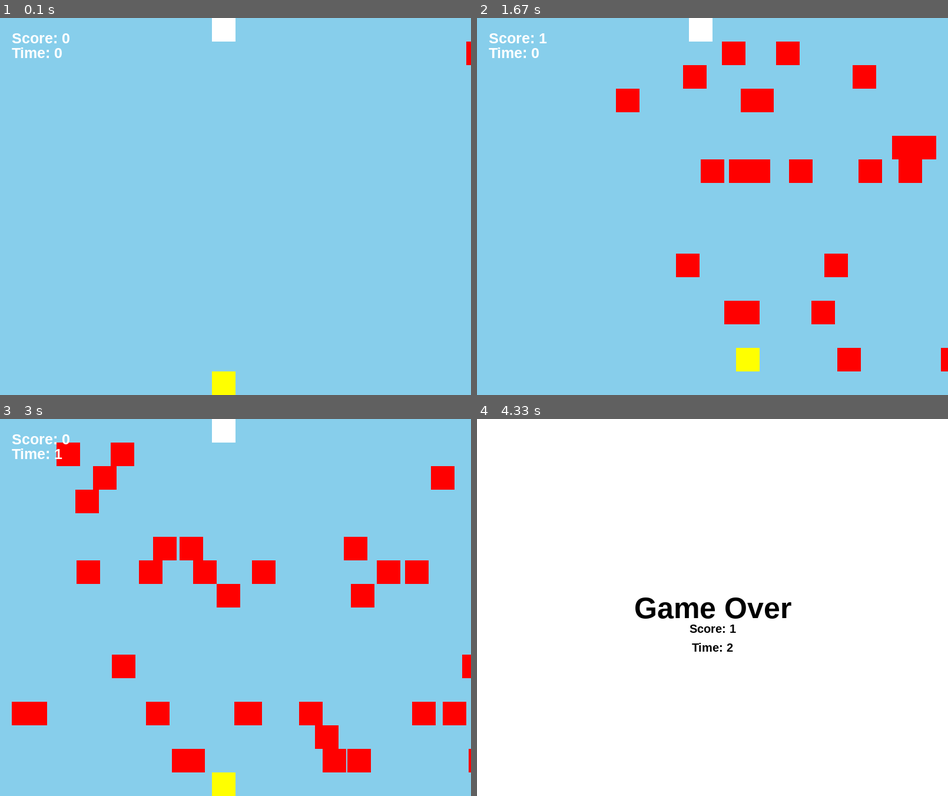
Above: before the commit, frames 1-4 (two rows, left to right).
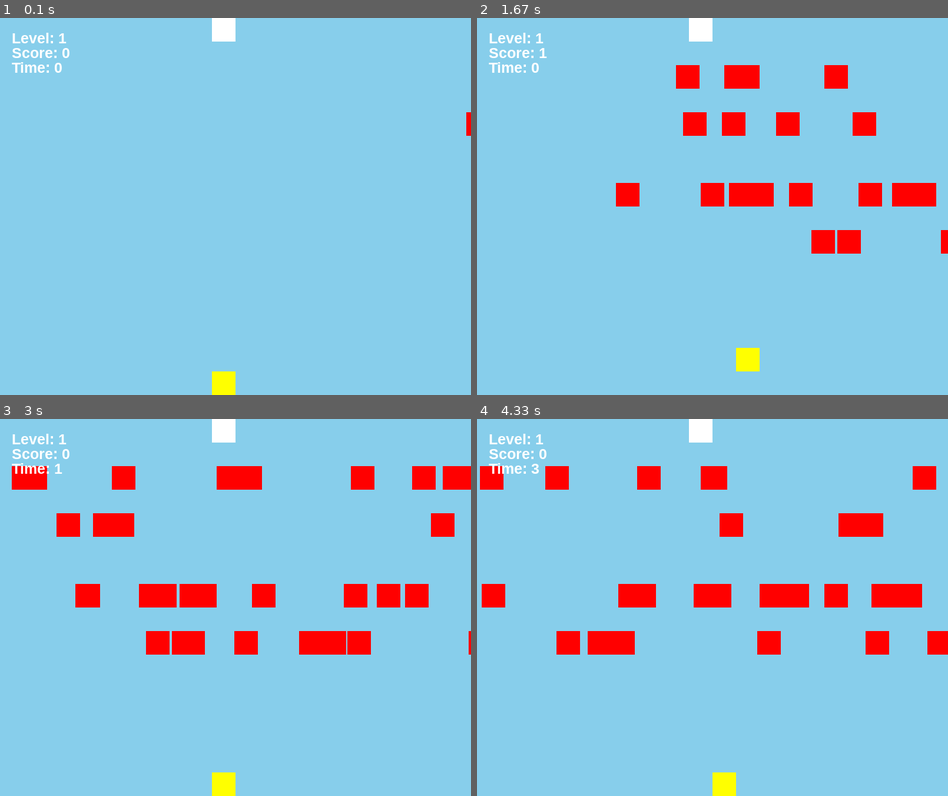
Above: after the commit, the same moments.

Repository: bhornby/Hornby-Classwork
Game: pygame game, started from python/Mini Project/Mini proj.py
Same seed, same stepped clock (60 frames per second), same inputs: the game is played once before the commit and once after it.
Inputs:
- Up to frame 1 (0.1 s): no input
- Up to frame 2 (1.67 s): hold Right 0.33-0.8 s; hold Up 0.83-1.13 s; hold Right 1.17-1.63 s
- Up to frame 3 (3 s): hold Left 1.67-2.2 s; hold Down 2.23-2.53 s; hold Left 2.57-2.97 s
- Up to frame 4 (4.33 s): hold Up 3-3.37 s; hold Right 3.4-4.03 s; hold Down from 4.07 s (still down)

The runs differ from the first frame. In frame 1, 0.6% of the frame differs, in the area x 2-100%, y 3-32%; in frame 2, 12%; in frame 3, 16%; in frame 4, 99%, in the area x 0-100%, y 0-100%.

Commit message:
working levels
i had to make the list of lists and had a bit of a struggle making the iteration work. initially with a  double for loop but then moving on to the single after realising it didnt work. had many issures with having the wrong self/rect/.y value as i was setting them but i managed to gett it to work. just need to add the level score in the game over screen

Diff:
--- a/python/Mini Project/Mini proj.py
+++ b/python/Mini Project/Mini proj.py
@@ -12,7 +12,12 @@
 #black screen
 size = (20 * block_size,16 * block_size)
 
-car_lane_list = [1*block_size,2*block_size,3*block_size,5*block_size,6*block_size,7*block_size,10*block_size,12*block_size,13*block_size,14*block_size,]
+car_lane_list = [[4,7,2,9,],
+                 [1,3,5,6,7,14,],
+                 [1,5,6,8,9,10,14],
+                 [1,2,3,7,10,11,13,15],
+                 [2,4,5,6,7,8,10,13,14],
+                 ]
 
 screen = pygame.display.set_mode(size)
 
@@ -125,14 +130,24 @@
     global my_player
     my_player = Player(YELLOW,block_size,block_size,5)
 
+    global level
+    level = 0
+
     all_sprite_group.add(my_player)
 #end procedure
 
-def car_spawn():
+def car_spawn(level):
+    global p
+    global o
+    o = 4
+    p = 6
     x = screen.get_width()
     r = random.randint(0,9)
-    y = car_lane_list[random.randint(0,len(car_lane_list)-1)]
-    speed = random.randint(4,6)
+    l = car_lane_list[level]
+    y = l[random.randint(0,len(l)-1)]
+    y = y*block_size
+    #next b,c
+    speed = random.randint(o,p)
     if r%7 == 0:
         my_car = Car(RED,block_size,block_size,x,y,speed)
         all_sprite_group.add(my_car)
@@ -154,6 +169,10 @@
 def show_time(x,y):
     font = pygame.font.SysFont('Arial', 25, True, False)
     text = font.render("Time: " + str(my_player.time),True,WHITE)
+    screen.blit(text, (x,y))
+def show_level(x,y):
+    font = pygame.font.SysFont('Arial', 25, True, False)
+    text = font.render("Level: " + str(level + 1),True,WHITE)
     screen.blit(text, (x,y))
 
 reset_game()
@@ -189,9 +208,15 @@
     #next x
 
     player_hit_list = pygame.sprite.spritecollide(my_player, portal_group, True)
-    for x in player_hit_list:
+    if player_hit_list:
         my_player.rect.x = screen.get_width()//2 - my_player.image.get_width()
         my_player.rect.y = screen.get_height()- my_player.image.get_height()
+        p = p + 2
+        o = o + 2
+        level = level + 1
+        if level >= len(car_lane_list):
+            level = 0
+        #end if
     #next x
 
 
@@ -199,11 +224,12 @@
     if my_player.lives < 1:
         screen.fill(WHITE)
         font= pygame.font.SysFont('Arial', 50, True, False)
-        font2= pygame.font.SysFont('Arial', 20, True, False)
-
-        text = [(font.render("Game Over",True,BLACK),2),
-                (font2.render("Score: " + str(my_player.old_score),True,BLACK),1.8),
-                (font2.render("Time: " + str(my_player.old_time),True,BLACK),1.65)
+        font2= pygame.font.SysFont('Arial', 30, True, False)
+        #array of tuples
+        text = [(font.render("GAME OVER",True,BLACK),4),
+                (font2.render("Score: " + str(my_player.old_score),True,BLACK),2.4),
+                (font2.render("Time: " + str(my_player.old_time),True,BLACK),2.1),
+                (font.render("HIT RETURN TO PLAY AGAIN",True,BLACK),3)
                 ]
         for t,h in text:
             screen.blit(t, (screen.get_width()//2 - t.get_width()//2,screen.get_height()//h - t.get_height()//2))
@@ -217,9 +243,10 @@
         all_sprite_group.draw(screen)
 
     portal_spawn()
-    car_spawn()
-    show_score(20,20)
-    show_time(20,45)
+    car_spawn(level)
+    show_score(20,45)
+    show_time(20,70)
+    show_level(20,20)
     pygame.display.flip()
     clock.tick(60)
 
